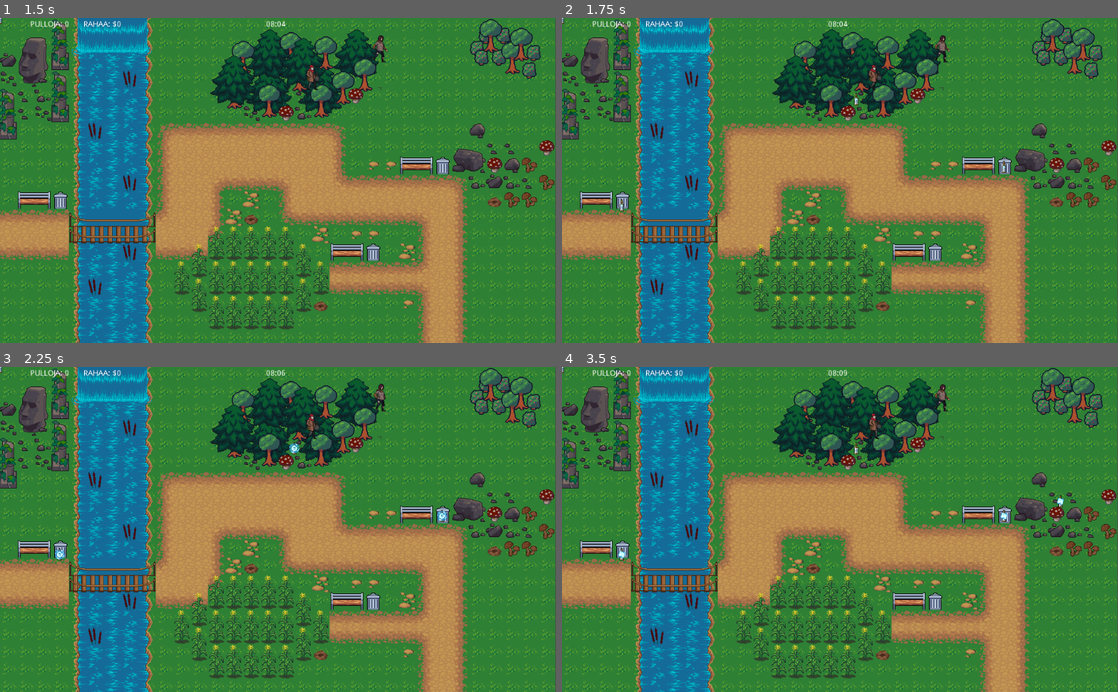
Above: before the commit, frames 1-4 (two rows, left to right).
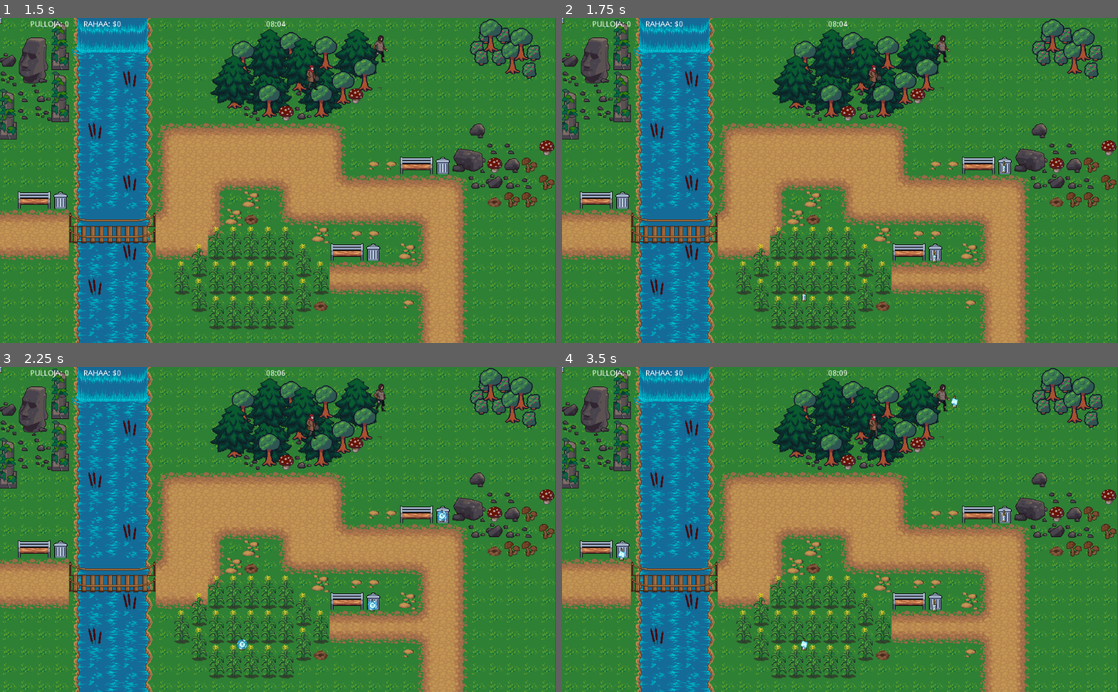
Above: after the commit, the same moments.

Repository: MakeKato/pulsu-king
Game: Godot game, scene res://World2.tscn
Two runs of this game, one before a commit and one after it. Both use one fixed random seed, a clock stepped at 60 frames per second and the inputs below. This scene is started directly instead of the project's main scene.
Inputs:
- Up to frame 1 (1.5 s): hold Right (ui_right) 0.53-1.28 s; hold Down (ui_down) from 1.28 s (still down)
- Up to frame 2 (1.75 s): keep holding Down (ui_down)
- Up to frame 3 (2.25 s): release Down (ui_down) at 2.03 s; hold Right (ui_right) from 2.03 s (still down)
- Up to frame 4 (3.5 s): release Right (ui_right) at 2.78 s; hold Up (ui_up) from 2.78 s (still down)

Frame 1 is identical in both runs. In frame 2, 0.1% of the frame differs, in the area x 10-68%, y 23-88%; in frame 3, 0.2%, in the area x 9-68%, y 23-88%; in frame 4, 0.2%.

Commit message:
die animation
Jos pelaaja yrittää ylitttää joen, player kuolee

Diff:
--- a/MainMenu.tscn
+++ b/MainMenu.tscn
@@ -29,9 +29,6 @@
 margin_right = 31.744
 margin_bottom = -95.8
 script = ExtResource( 5 )
-__meta__ = {
-"_edit_use_anchors_": false
-}
 
 [node name="TileMap" type="TileMap" parent="."]
 position = Vector2( 128, 0 )
--- a/World2.tscn
+++ b/World2.tscn
@@ -2772,11 +2772,14 @@
 [node name="BottleSpawn7" type="Position2D" parent="." groups=["BottleSpawnPoints"]]
 position = Vector2( 920, 248 )
 
+[node name="BottleSpawn8" type="Position2D" parent="." groups=["BottleSpawnPoints"]]
+position = Vector2( 725, 64 )
+
 [node name="Bottles" type="Node2D" parent="."]
 script = ExtResource( 12 )
 bottle_scene = ExtResource( 11 )
 
-[node name="Node2D" parent="." instance=ExtResource( 13 )]
+[node name="Npc_FWknife" parent="." instance=ExtResource( 13 )]
 position = Vector2( 705, 56 )
 scale = Vector2( 0.8, 0.8 )
 
--- a/hero/hero.gd
+++ b/hero/hero.gd
@@ -1,13 +1,15 @@
 extends KinematicBody2D
 
-# Speed of the character
+
 var speed = 100
 
-# Reference to the AnimatedSprite node
 onready var animated_sprite = $AnimatedSprite
+var is_dead = false
 
 func _process(_delta):
-	var velocity = Vector2.ZERO  # Default velocity
+	if is_dead:
+		return
+	var velocity = Vector2.ZERO
 
 	# Handle movement input
 	if Input.is_action_pressed("ui_left"):
@@ -25,10 +27,20 @@
 		velocity.y = 1
 		animated_sprite.play("walk")
 	else:
-		animated_sprite.play("idle")  # Stop animation if no input
+		animated_sprite.play("idle")
 
-	# Normalize velocity to prevent faster diagonal movement and apply speed
+
 	velocity = velocity.normalized() * speed
 
-	# Move the character
 	move_and_slide(velocity)
+
+func die():
+	is_dead = true
+	animated_sprite.play("die")
+
+	yield(get_tree().create_timer(1.5), "timeout")
+
+	call_deferred("reload_scene")
+
+func reload_scene():
+	get_tree().reload_current_scene()
--- a/hero/hero.tscn
+++ b/hero/hero.tscn
@@ -223,7 +223,7 @@
 [sub_resource type="SpriteFrames" id=17]
 animations = [ {
 "frames": [ SubResource( 50 ), SubResource( 51 ), SubResource( 52 ), SubResource( 53 ), SubResource( 54 ), SubResource( 55 ), SubResource( 56 ), SubResource( 57 ), SubResource( 58 ), SubResource( 59 ), SubResource( 60 ), SubResource( 61 ) ],
-"loop": true,
+"loop": false,
 "name": "die",
 "speed": 10.0
 }, {
@@ -255,8 +255,7 @@
 
 [node name="AnimatedSprite" type="AnimatedSprite" parent="." groups=["Player"]]
 frames = SubResource( 17 )
-animation = "die"
-frame = 11
+animation = "idle"
 
 [node name="CollisionShape2D" type="CollisionShape2D" parent="." groups=["Player"]]
 position = Vector2( -7, 34 )
--- a/water.gd
+++ b/water.gd
@@ -1,7 +1,14 @@
 extends Area2D
 
 func _on_Area2D_body_entered(body):
-	if body.name == "KinematicBody2D":
+	if body.is_in_group("Player"):
 		print("Game Over: You tried to cross the river!")
+		body.die()  # Play the die animation
+
+
+		yield(get_tree().create_timer(1.5), "timeout")
 
 		get_tree().reload_current_scene()
+
+func _on_Area2D2_body_entered(body):
+	_on_Area2D_body_entered(body)
